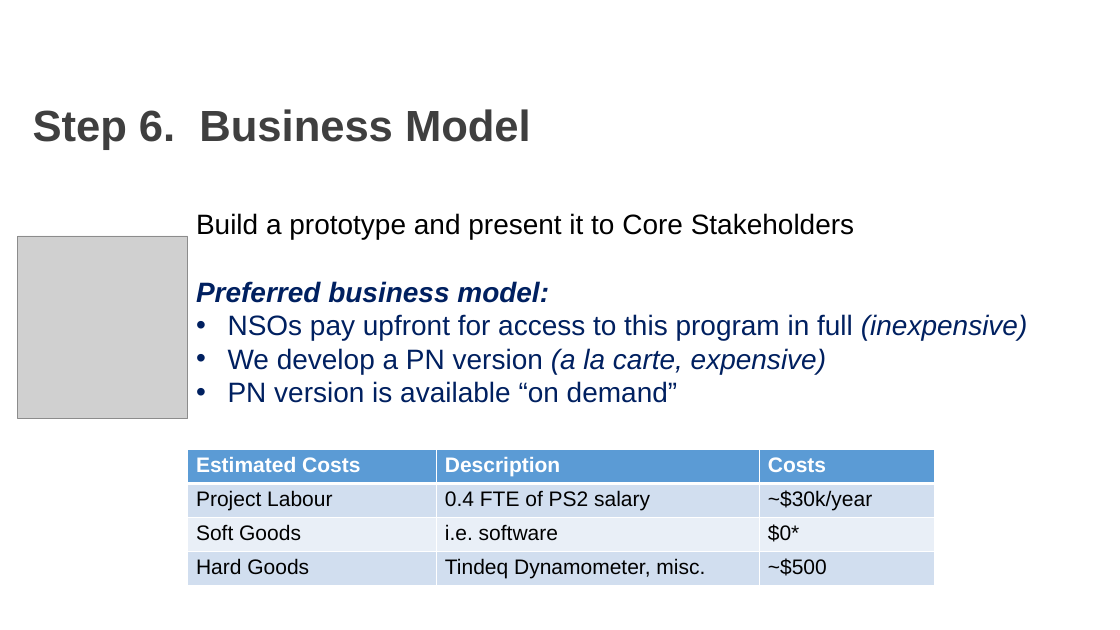
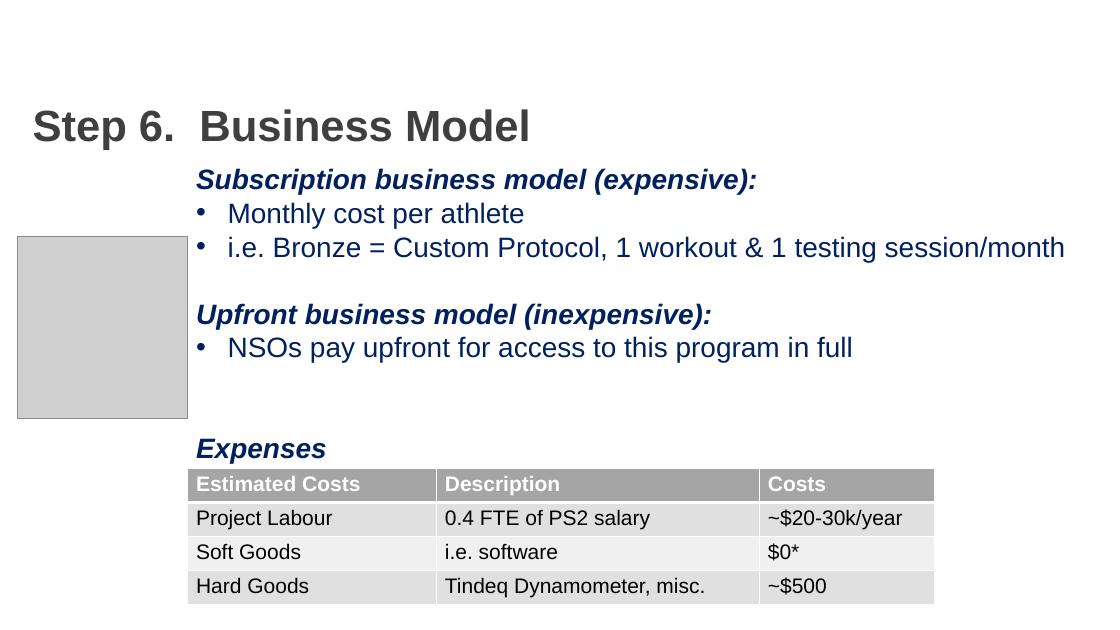
Before and after one commit to AKates717/CSI-Pacific-RTP, a slide deck: slide 7 of RTP Resources/RTP_Project_Pitch.pptx. Drawn at 1120x630 pixels with LibreOffice and Linux fonts; fonts in the diff are those of the drawing; grey boxes stand for pictures; background and template pictures are left out. Boxes give left, top, right and bottom in pixels: in the first picture for what was removed or moved away, otherwise in the second. Text is boxed around its words. In the diff, an @@ line names an element or a change of style, - is before the commit and + after.

```diff
--- a/RTP Resources/RTP_Project_Pitch.pptx
+++ b/RTP Resources/RTP_Project_Pitch.pptx
@@ text at [196,168,1066,363]: text changed @@
-Build a prototype and present it to Core Stakeholders
-Preferred business model:
-• NSOs pay upfront for access to this program in full (inexpensive)
-• We develop a PN version (a la carte, expensive)
-• PN version is available “on demand”
+Subscription business model (expensive):
+• Monthly cost per athlete
+• i.e. Bronze = Custom Protocol, 1 workout & 1 testing session/month
+Upfront business model (inexpensive):
+• NSOs pay upfront for access to this program in full
+Expenses
@@ table at [187,468,934,604] @@
-row 2, column 3: ~$30k/year
+row 2, column 3: ~$20-30k/year
@@ fill #5B9BD5 to #A5A5A5 in row 1 @@
@@ fill #D2DEEF to #E1E1E1 in 6 cells @@
@@ fill #EAEFF7 to #F0F0F0 in row 3 @@
@@ table: place and size @@
-table at [187,450,934,586]
+table at [187,468,934,604]
```
Also in this commit, not shown: 7 other slides changed, 2 slides added, 1 slide removed, 49 other files.
